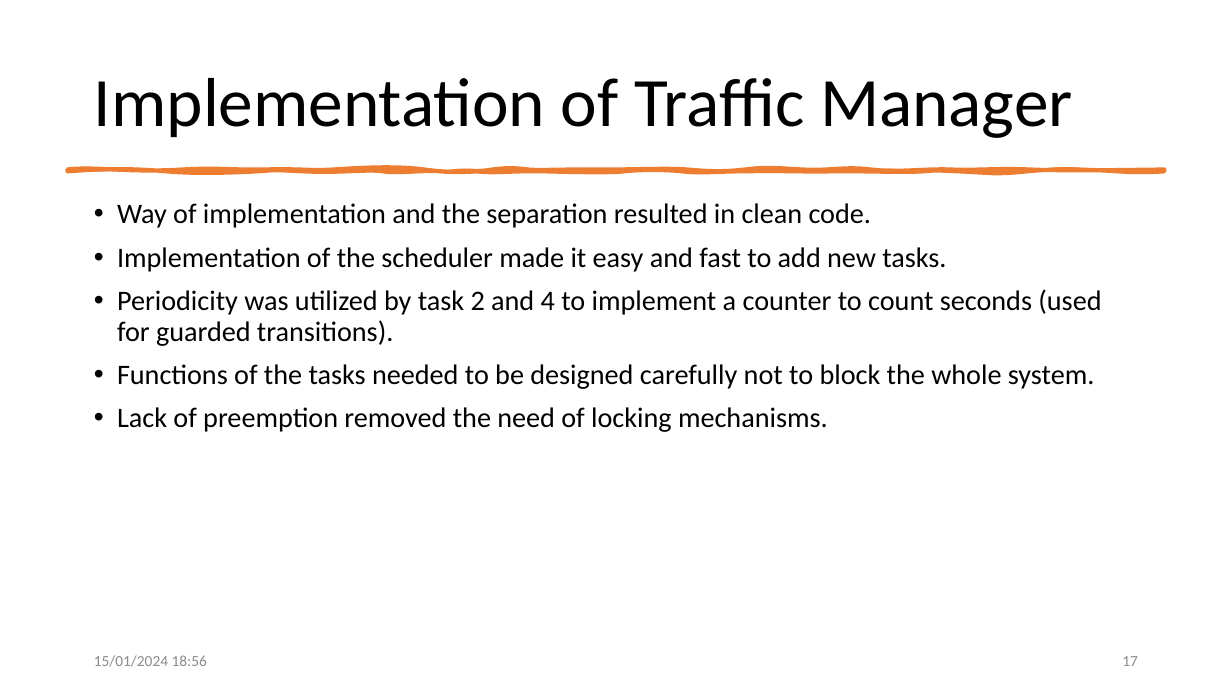
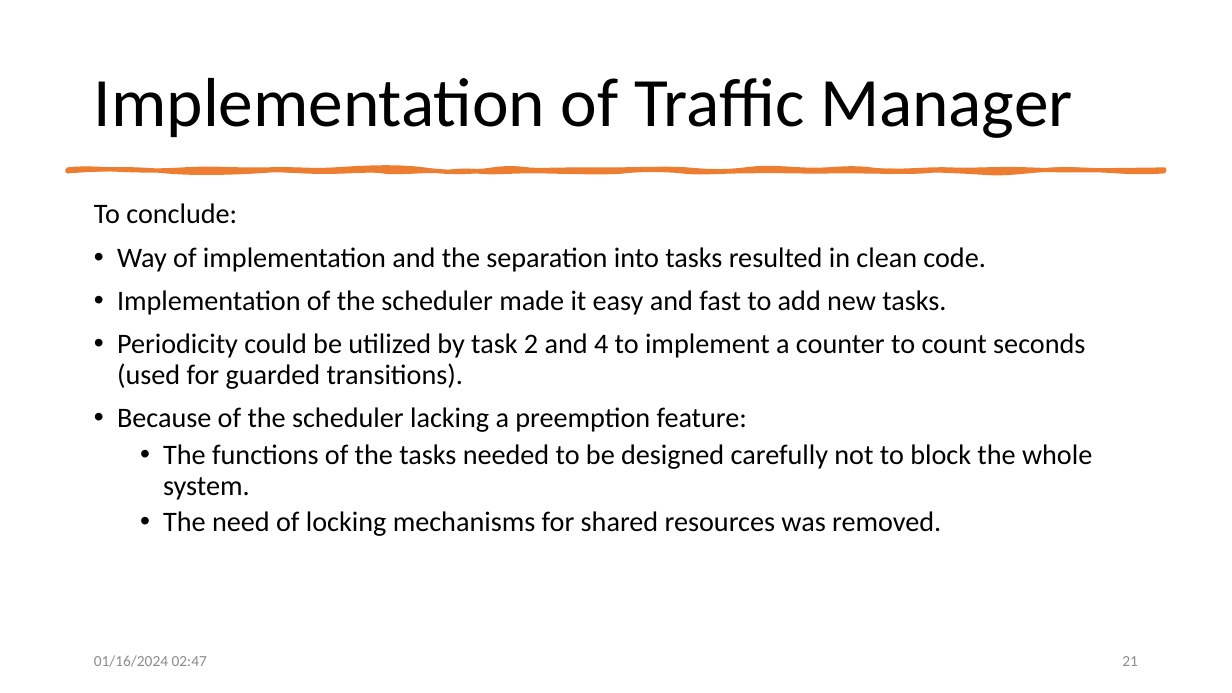
Before and after one commit to allerter/ESE-Smart-City, a slide deck: slide 21 of Requirements/Presentations/Presentation_Merge.pptx (slide 17 before the commit). Drawn at 1232x693 pixels with LibreOffice and Linux fonts; fonts in the diff are those of the drawing. Boxes give left, top, right and bottom in pixels: in the first picture for what was removed or moved away, otherwise in the second. Text is boxed around its words. In the diff, an @@ line names an element or a change of style, - is before the commit and + after.

Commit message:
presentation update

```diff
--- a/Requirements/Presentations/Presentation_Merge.pptx
+++ b/Requirements/Presentations/Presentation_Merge.pptx
@@ text at <box>94,203,985,272</box>: text changed @@
-• Way of implementation and the separation resulted in clean code.
+To conclude:
+• Way of implementation and the separation into tasks resulted in clean code.
@@ text at <box>117,333,1092,536</box>: text changed @@
-• Periodicity was utilized by task 2 and 4 to implement a counter to count seconds (used for guarded transitions).
-• Functions of the tasks needed to be designed carefully not to block the whole system.
-• Lack of preemption removed the need of locking mechanisms.
+• Periodicity could be utilized by task 2 and 4 to implement a counter to count seconds (used for guarded transitions).
+• Because of the scheduler lacking a preemption feature:
+  • The functions of the tasks needed to be designed carefully not to block the whole system.
+  • The need of locking mechanisms for shared resources was removed.
@@ text at <box>94,655,207,667</box>: text changed @@
-15/01/2024 18:56
+01/16/2024 02:47
@@ page number at <box>1122,656,1138,666</box>: text changed @@
-17
+21
```
Also in this commit, not shown: 25 other slides changed, 4 slides added, 2 other files.
